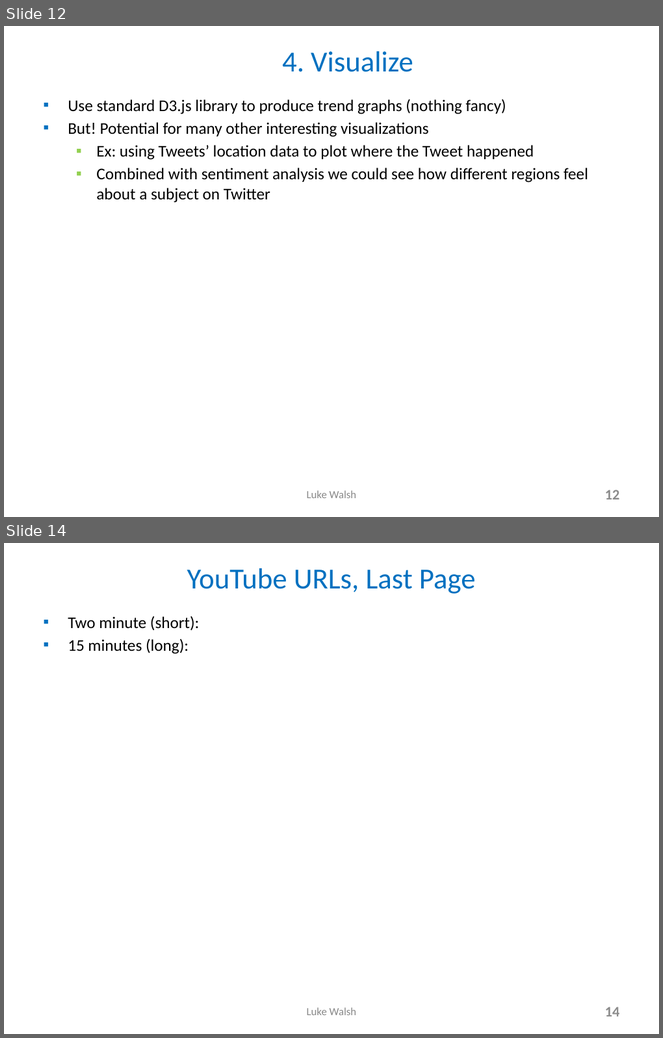
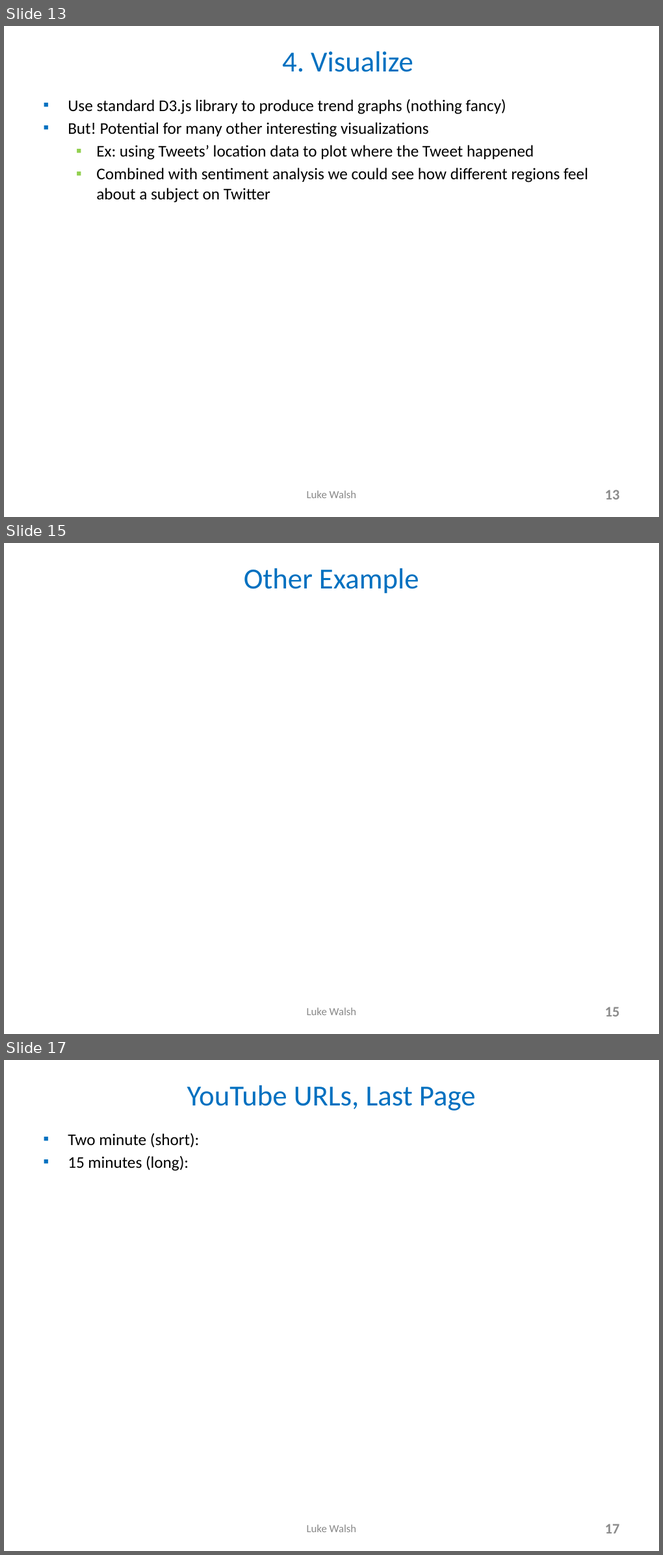
Before and after one commit to lukewalshct/Twitter_Sentiment, a slide deck: Spark_Streaming_NLTK_LWalsh_15min.pptx. Shown one above the other, each under a label of ours: slides 12 and 14 before the commit, slides 13, 15 and 17 after it; the slides between them are not shown. The pictures are 663x1038 and 663x1555 pixels, drawn with LibreOffice and Linux fonts; fonts in the diff are those of the drawing. Boxes give left, top, right and bottom in pixels: in the first picture for what was removed or moved away, otherwise in the second. Text is boxed around its words. In the diff, an @@ line names an element or a change of style, - is before the commit and + after.

```diff
--- a/Spark_Streaming_NLTK_LWalsh_15min.pptx
+++ b/Spark_Streaming_NLTK_LWalsh_15min.pptx
@@ slide 15 added at (x1=4, y1=543, x2=659, y2=1034), background #FFFFFF @@
@@ title added at (x1=244, y1=568, x2=419, y2=594), 32 pt, text #0070C0 @@
+Other Example
@@ text added at (x1=307, y1=1008, x2=357, y2=1016), 12 pt, text #898989 @@
+Luke Walsh
@@ page number added at (x1=605, y1=1007, x2=620, y2=1017), 16 pt, text #8C8C8C, bold @@
+15
@@ what was slide 12 is now slide 13 @@
@@ page number at (x1=605, y1=490, x2=620, y2=500): text changed @@
-12
+13
@@ what was slide 14 is now slide 17 @@
@@ page number at (x1=605, y1=1524, x2=620, y2=1534): text changed @@
-14
+17
```
Also in this commit, not shown: 4 slides changed, 2 other slides added, 1 other file.
